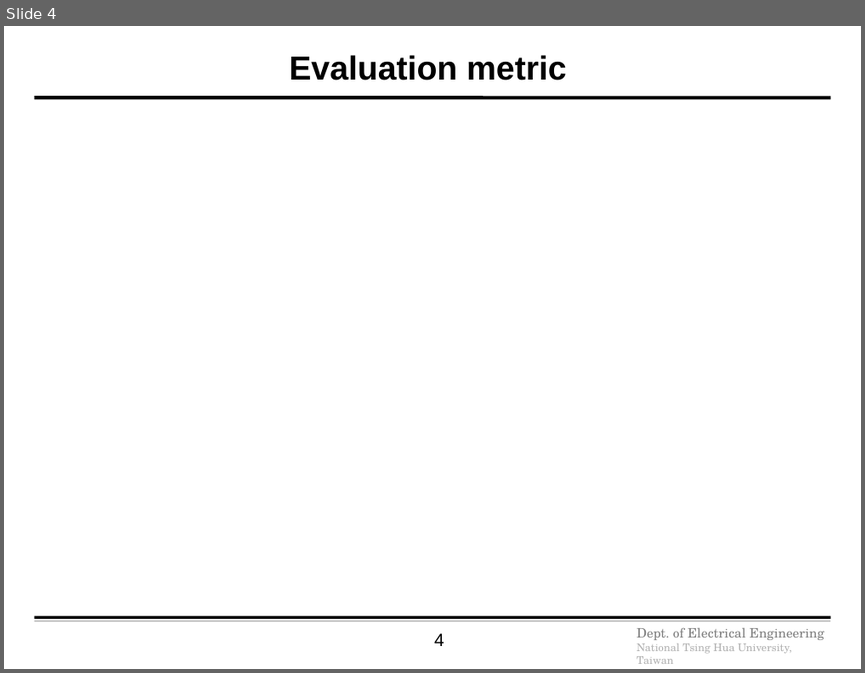
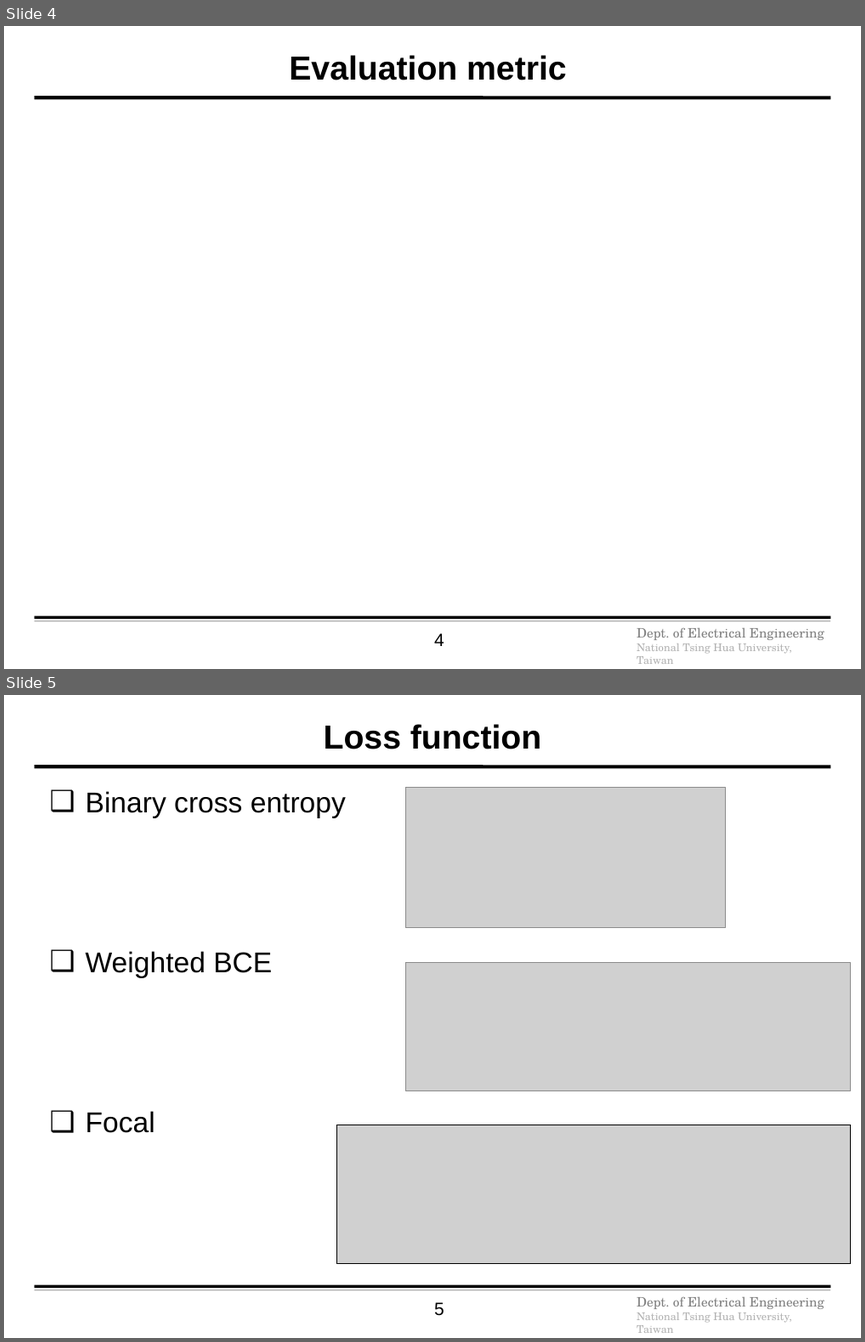
Before and after one commit to Jerry881122/PAC_ML, a slide deck: progress report.pptx. Shown one above the other, each under a label of ours: slide 4 before the commit, slides 4 and 5 after it. The pictures are 865x673 and 865x1342 pixels, drawn with LibreOffice and Linux fonts; fonts in the diff are those of the drawing; grey boxes stand for pictures; background and template pictures are left out. Boxes give left, top, right and bottom in pixels: in the first picture for what was removed or moved away, otherwise in the second. Text is boxed around its words. In the diff, an @@ line names an element or a change of style, - is before the commit and + after.

```diff
--- a/progress report.pptx
+++ b/progress report.pptx
@@ slide 5 added at [4,695,861,1338], background #FFFFFF; not listed: 4 template elements that a slide beside it also shows @@
@@ title added at [324,724,541,749], 28 pt, text #000000, bold @@
+Loss function
@@ text added at [86,791,346,1133], 24 pt, text #000000 @@
+❑ Binary cross entropy
+❑ Weighted BCE
+❑ Focal
@@ picture added at [406,788,726,928] @@
@@ picture added at [406,962,851,1091] @@
@@ picture added at [337,1125,851,1264] @@
@@ page number added at [434,1302,444,1315], 15 pt, text #000000 @@
+5
```
Also in this commit, not shown: 21 other files.
